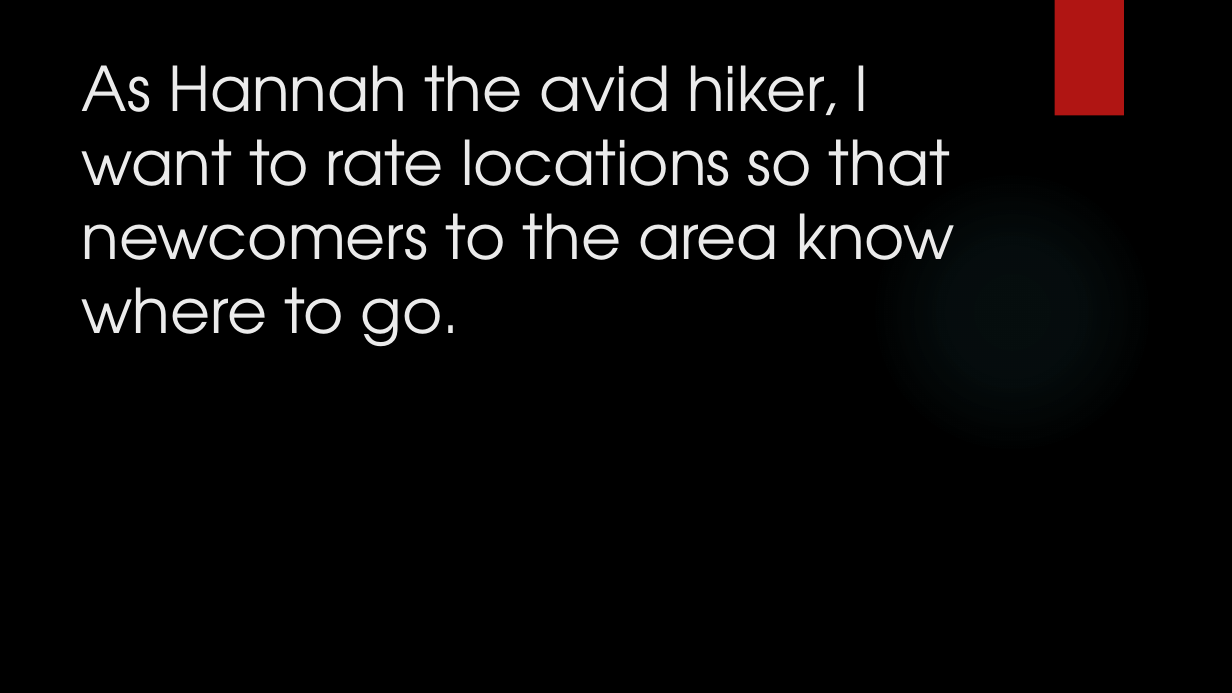
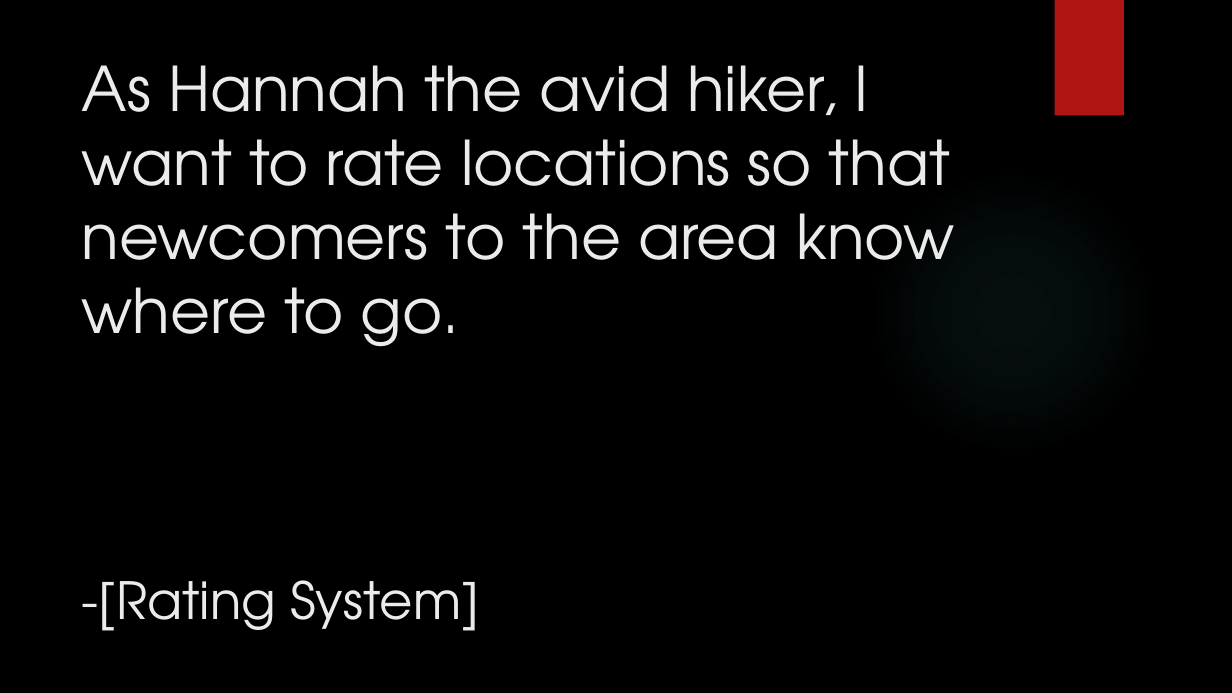
Before and after one commit to junmin-yee/Landmarked, a slide deck: slide 13 of Technology Presentation.pptx. Drawn at 1232x693 pixels with LibreOffice and Linux fonts; fonts in the diff are those of the drawing; background and template pictures are left out. Boxes give left, top, right and bottom in pixels: in the first picture for what was removed or moved away, otherwise in the second. Text is boxed around its words. In the diff, an @@ line names an element or a change of style, - is before the commit and + after.

```diff
--- a/Technology Presentation.pptx
+++ b/Technology Presentation.pptx
@@ title at box(82, 65, 955, 631): text changed @@
-As Hannah the avid hiker, I want to rate locations so that newcomers to the area know where to go.
+As Hannah the avid hiker, I want to rate locations so that newcomers to the area know where to go.
+-[Rating System]
```
Also in this commit, not shown: 14 other slides changed.
